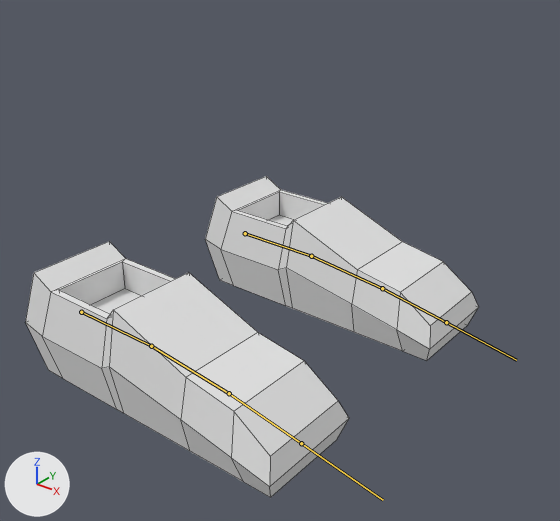
The FBX model Assets/Player/Start_Walk.fbx, before and after one commit.
Both versions are drawn from a 50 mm camera at (5.45, -4.89, 5.23) aimed at (0.51, 1.28, 1.4). Lighting does not change. The marker at lower left points along +X, +Y and +Z. The bones that bend it are drawn over the model as lines. Mesh edges are drawn as thin lines.
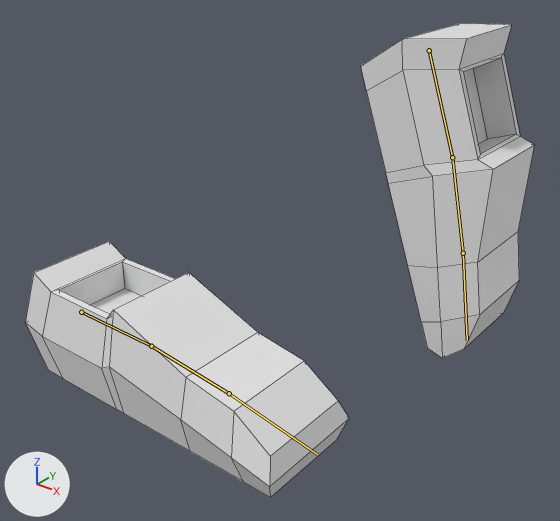
The newer file adds an action. The first version stands in its rest pose; the second is drawn at frame 6 of the action 'Armature|ArmatureAction.001'.

Changed parts and their boxes [x1, y1, x2, y2] in the pictures (560 x 521 px):
'Cube.001', posed (37% narrower, 81% taller)
    before: [205, 176, 479, 361]
    after: [361, 23, 534, 358]
bone 'Bone.003', root to tip
    before: (245, 233) to (311, 256)
    after: (429, 50) to (452, 157)

What the commit changed:
Bone 'Bone.003' (bone_bone_003) moves from (0.0, 0.0, 0.0) to (-2.99, 2.78, 0.0).
Bone 'Bone.003' (bone_bone_003) turns from (0, 0, 0) to (0, 0, -71) degrees about its own x, y and z.
